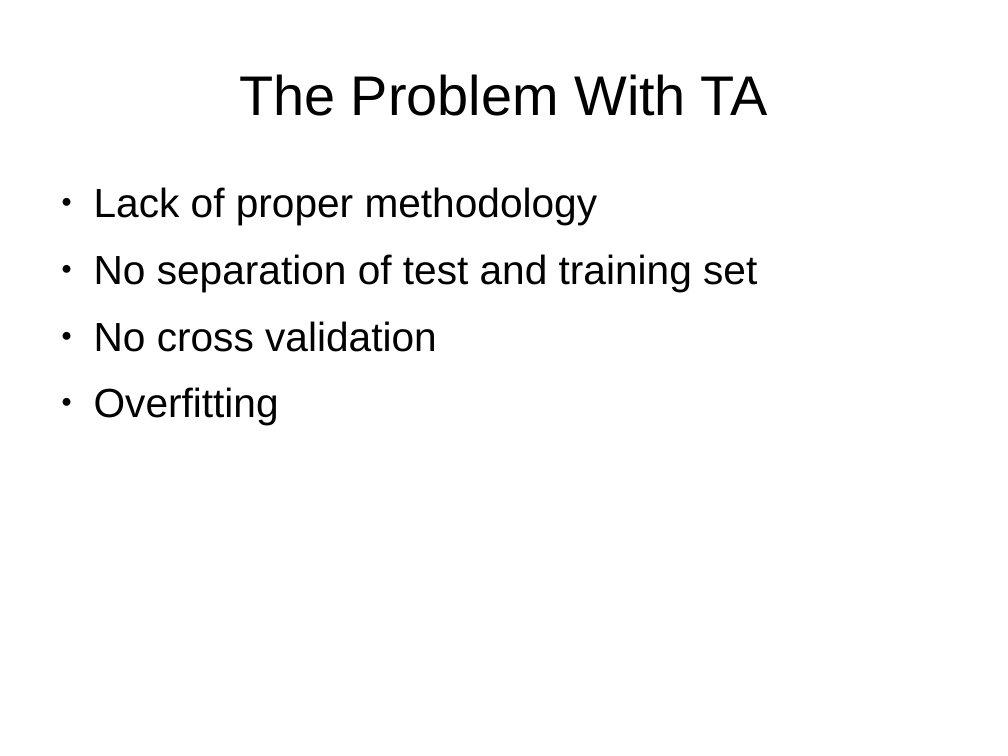
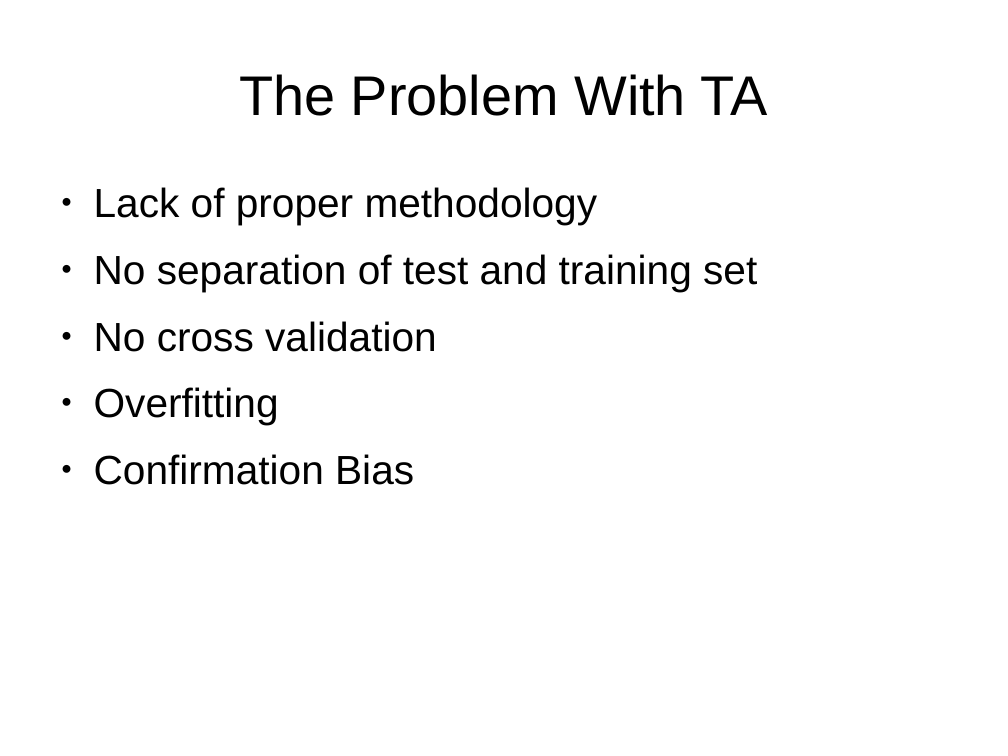
Before and after one commit to MarkDunne/final-year-project, a slide deck: slide 13 of report/openday.odp. Drawn at 1008x756 pixels with LibreOffice and Linux fonts; fonts in the diff are those of the drawing. Boxes give left, top, right and bottom in pixels: in the first picture for what was removed or moved away, otherwise in the second. Text is boxed around its words. In the diff, an @@ line names an element or a change of style, - is before the commit and + after.

```diff
--- a/report/openday.odp
+++ b/report/openday.odp
@@ text at [94, 454, 414, 485]: paragraph added @@
+● Confirmation Bias
```
Also in this commit, not shown: 4 other slides changed, 2 slides added, 2 slides removed, 15 other files.
